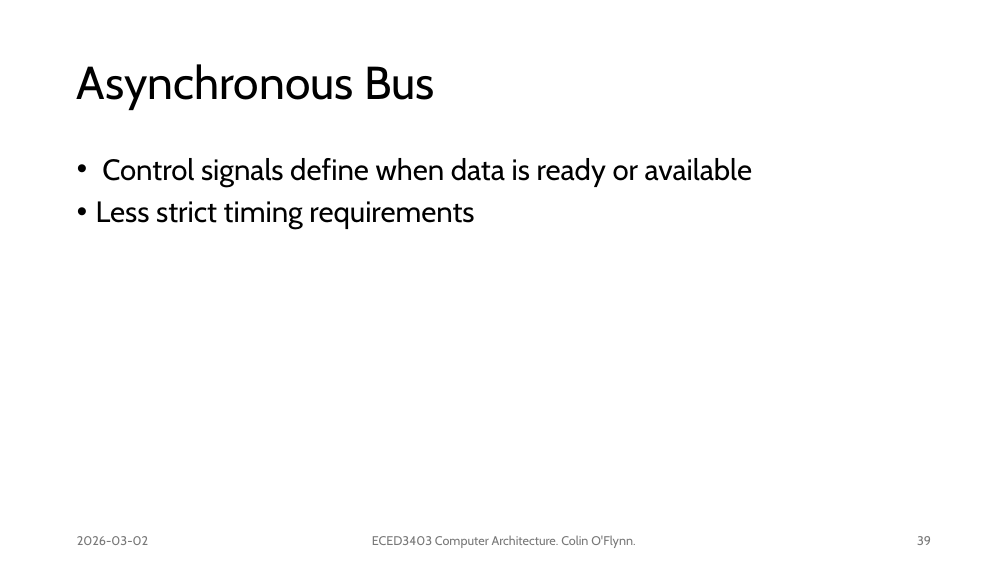
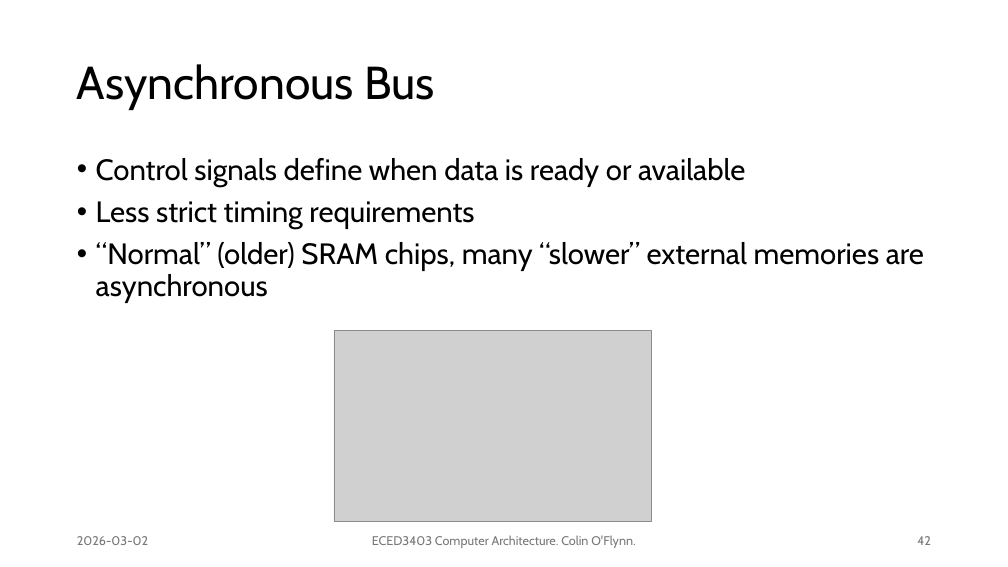
Before and after one commit to colinoflynn/eced3403-computer-architecture, a slide deck: slide 42 of slides/3403 - 4.1 - Memory Busses.pptx (slide 39 before the commit). Drawn at 1008x567 pixels with LibreOffice and Linux fonts; fonts in the diff are those of the drawing; grey boxes stand for pictures. Boxes give left, top, right and bottom in pixels: in the first picture for what was removed or moved away, otherwise in the second. Text is boxed around its words. In the diff, an @@ line names an element or a change of style, - is before the commit and + after.

```diff
--- a/slides/3403 - 4.1 - Memory Busses.pptx
+++ b/slides/3403 - 4.1 - Memory Busses.pptx
@@ text at bbox=[96, 242, 924, 303]: paragraph added @@
+• “Normal” (older) SRAM chips, many “slower” external memories are asynchronous
@@ picture added at bbox=[334, 331, 652, 523] @@
@@ page number at bbox=[917, 536, 931, 545]: text changed @@
-39
+42
```
Also in this commit, not shown: 29 other slides changed, 5 slides added.
